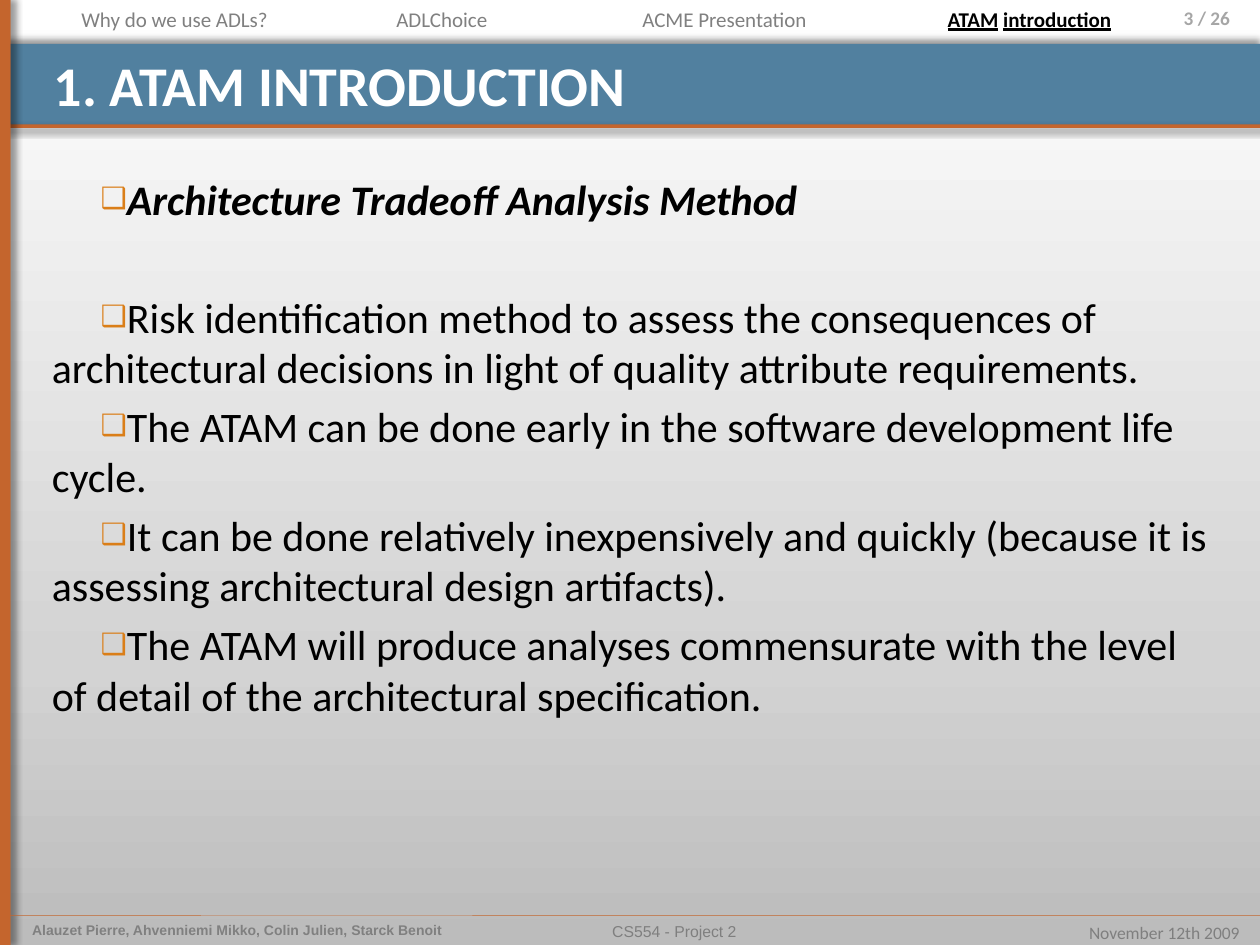
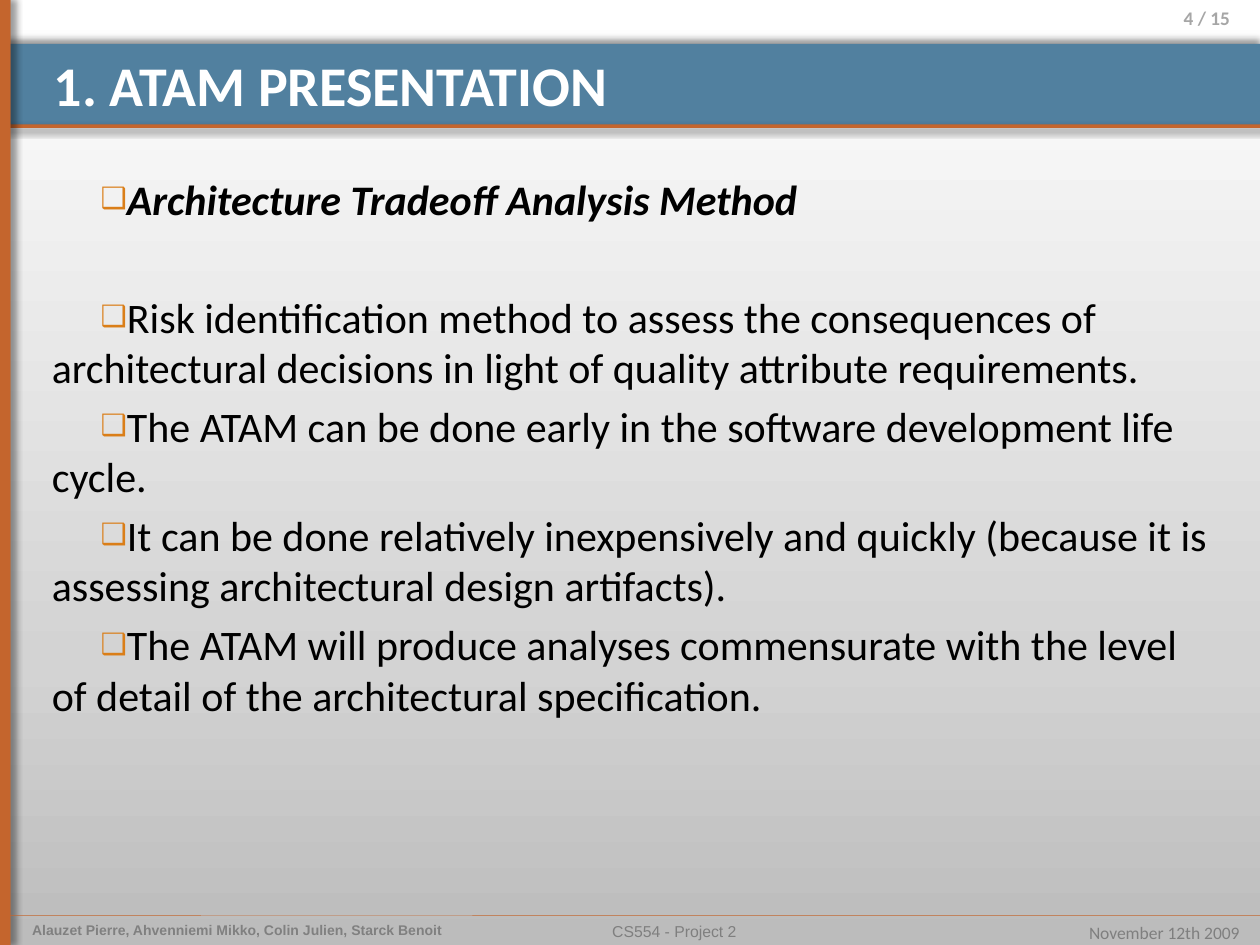
Before and after one commit to pierrealauzet/euroteam, a slide deck: slide 4 of Project 2/Part1/CS554_EuroTeam_Project2_OP4.pptx (slide 3 before the commit). Drawn at 1260x945 pixels with LibreOffice and Linux fonts; fonts in the diff are those of the drawing. Boxes give left, top, right and bottom in pixels: in the first picture for what was removed or moved away, otherwise in the second. Text is boxed around its words. In the diff, an @@ line names an element or a change of style, - is before the commit and + after.

```diff
--- a/Project 2/Part1/CS554_EuroTeam_Project2_OP4.pptx
+++ b/Project 2/Part1/CS554_EuroTeam_Project2_OP4.pptx
@@ text removed at [81, 12, 268, 31] @@
-Why do we use ADLs?
@@ text removed at [396, 12, 487, 27] @@
-ADLChoice
@@ text removed at [642, 12, 806, 27] @@
-ACME Presentation
@@ text removed at [948, 12, 1111, 31] @@
-ATAM introduction
@@ page number at [1184, 12, 1230, 25]: text changed @@
-3 / 26
+4 / 15
@@ title at [54, 69, 607, 107]: text changed @@
-1. ATAM INTRODUCTION
+1. ATAM PRESENTATION
```
Also in this commit, not shown: 7 other slides changed, 7 slides added, 1 slide removed, 1 other file.
